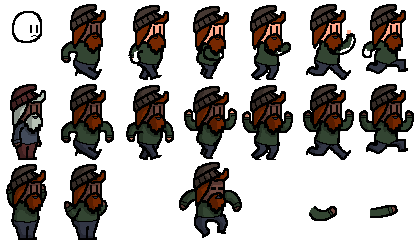
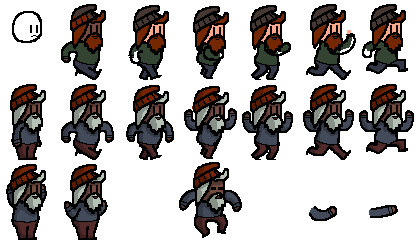
Before/after of a 420 x 240 layered artwork. What changed in the layer stack:
painted on "beard color" over [25, 114, 401, 211]
painted on "hat color" over [10, 15, 405, 205]
painted on "color" over [8, 111, 412, 238]
